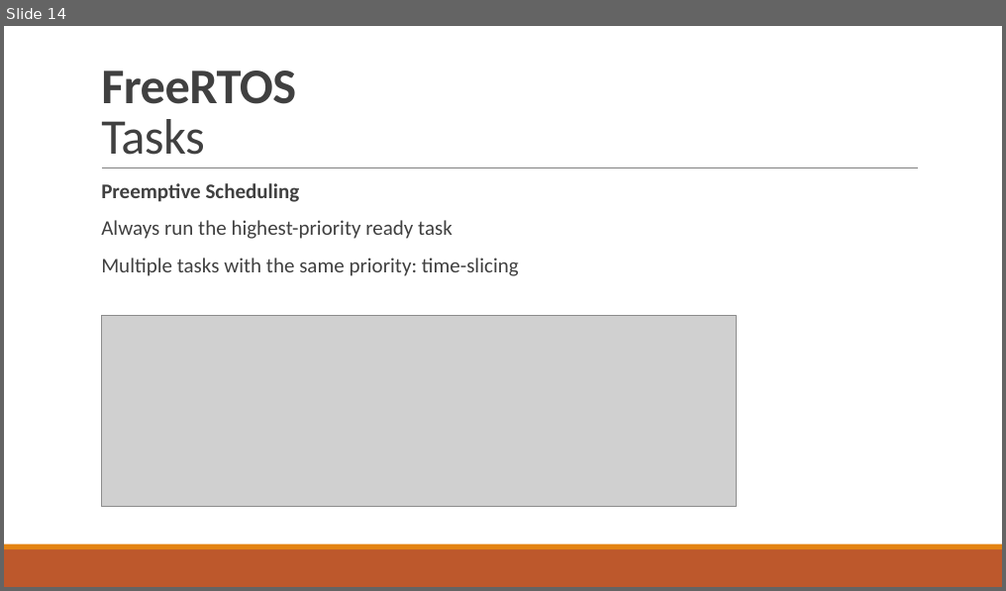
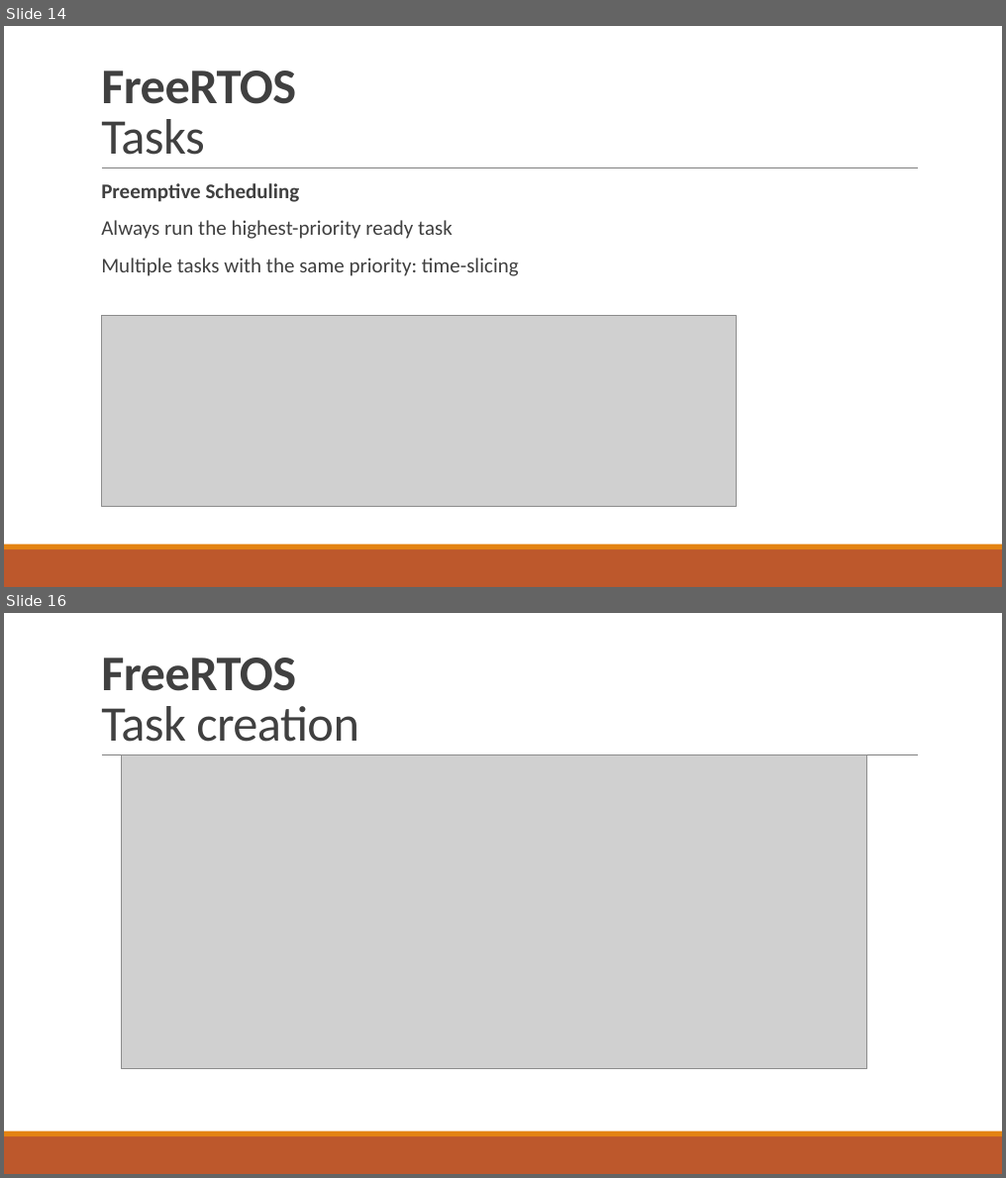
Before and after one commit to tfineich/INTRO_Projekt, a slide deck: Recap_SW5_Ineichen_Stecher.pptx. Shown one above the other, each under a label of ours: slide 14 before the commit, slides 14 and 16 after it; the slides between them are not shown. The pictures are 1006x591 and 1006x1178 pixels, drawn with LibreOffice and Linux fonts; fonts in the diff are those of the drawing; grey boxes stand for pictures. Boxes give left, top, right and bottom in pixels: in the first picture for what was removed or moved away, otherwise in the second. Text is boxed around its words. In the diff, an @@ line names an element or a change of style, - is before the commit and + after.

```diff
--- a/Recap_SW5_Ineichen_Stecher.pptx
+++ b/Recap_SW5_Ineichen_Stecher.pptx
@@ slide 16 added at [4, 613, 1002, 1174], background #FFFFFF; not listed: 3 template elements that a slide beside it also shows @@
@@ title added at [101, 658, 359, 742], 48 pt, text #404040 @@
+FreeRTOS
+Task creation
@@ picture added at [122, 756, 867, 1069] @@
```
Also in this commit, not shown: 2 slides changed, 2 other slides added.
